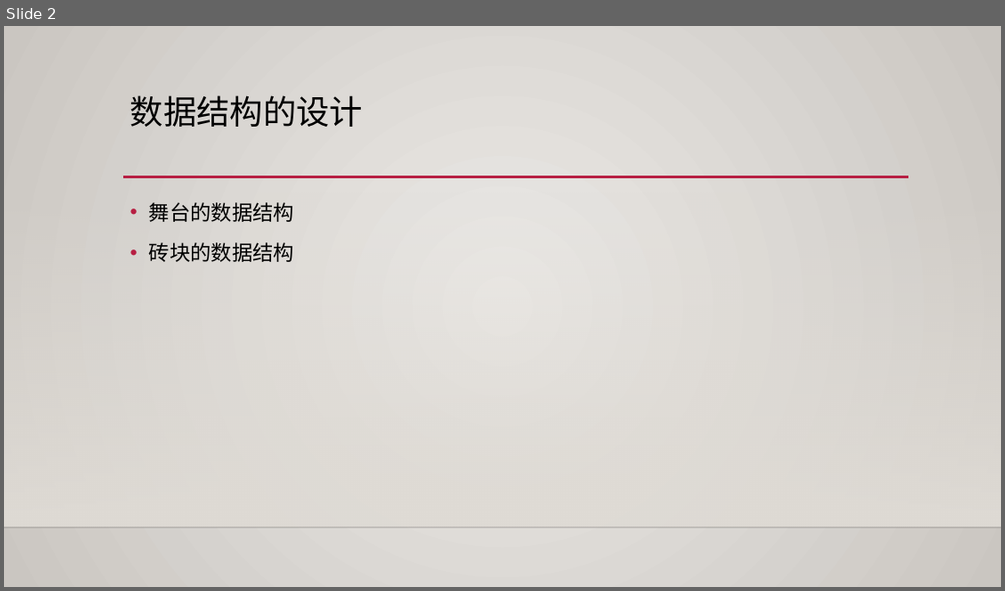
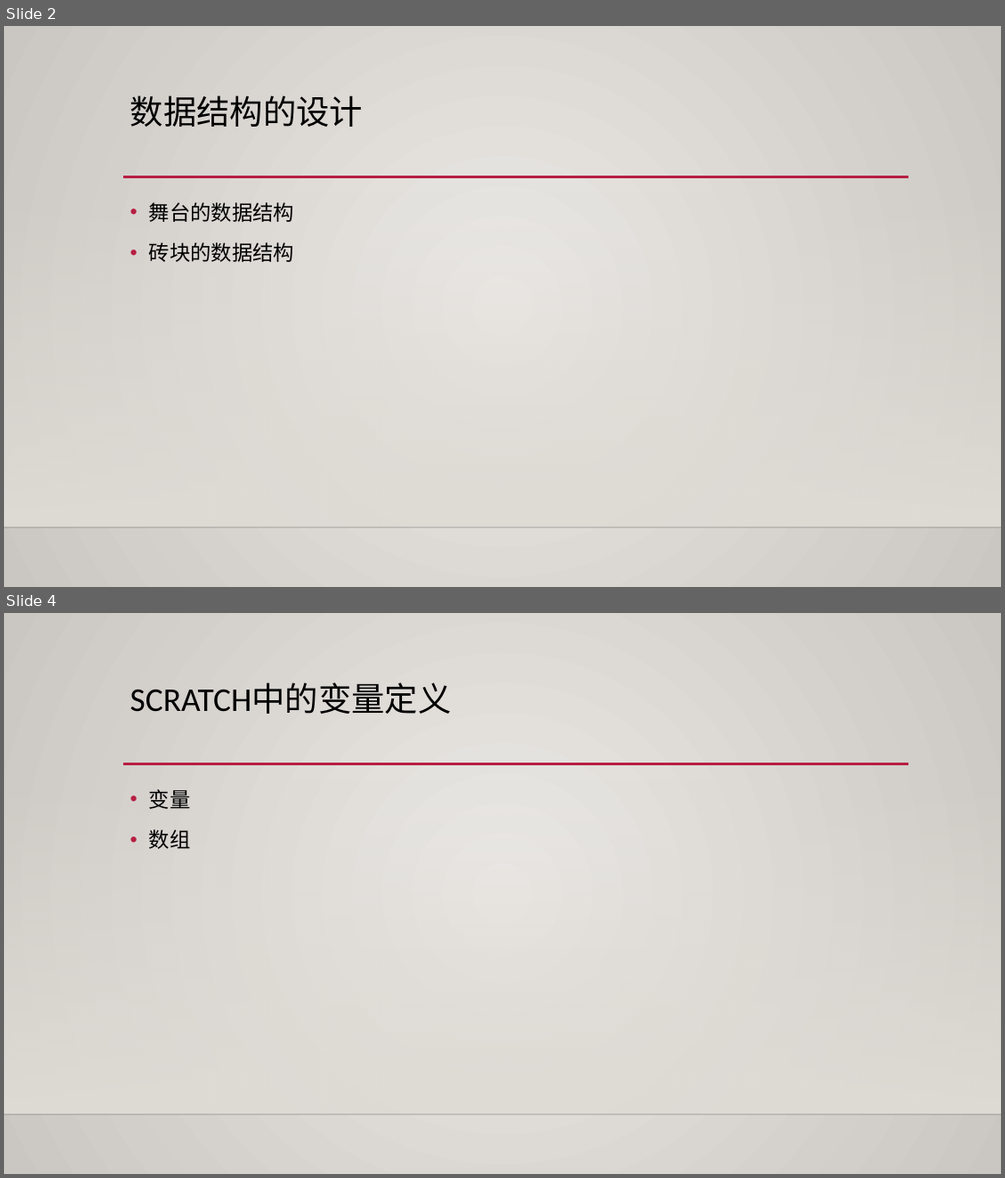
Before and after one commit to batermj/kids_coding_campaign, a slide deck: steam/technology/computer_sciences/programming_languages/scratch/season01/level03/lesson08/presentation_tetris_design2023apr16.pptx. Shown one above the other, each under a label of ours: slide 2 before the commit, slides 2 and 4 after it; the slides between them are not shown. The pictures are 1005x591 and 1005x1178 pixels, drawn with LibreOffice and Linux fonts; fonts in the diff are those of the drawing; background and template pictures are left out. Boxes give left, top, right and bottom in pixels: in the first picture for what was removed or moved away, otherwise in the second. Text is boxed around its words. In the diff, an @@ line names an element or a change of style, - is before the commit and + after.

```diff
--- a/steam/technology/computer_sciences/programming_languages/scratch/season01/level03/lesson08/presentation_tetris_design2023apr16.pptx
+++ b/steam/technology/computer_sciences/programming_languages/scratch/season01/level03/lesson08/presentation_tetris_design2023apr16.pptx
@@ slide 4 added at <box>4,613,1001,1174</box>, background gradient #ECEAE7 to #CAC7C1; not listed: 3 template elements that a slide beside it also shows @@
@@ title added at <box>130,683,452,714</box>, 32 pt, text #000000 @@
+SCRATCH中的变量定义
@@ text added at <box>149,789,191,849</box>, 20 pt, text #000000 @@
+• 变量
+• 数组
```
Also in this commit, not shown: 2 slides changed, 1 other slide added.
